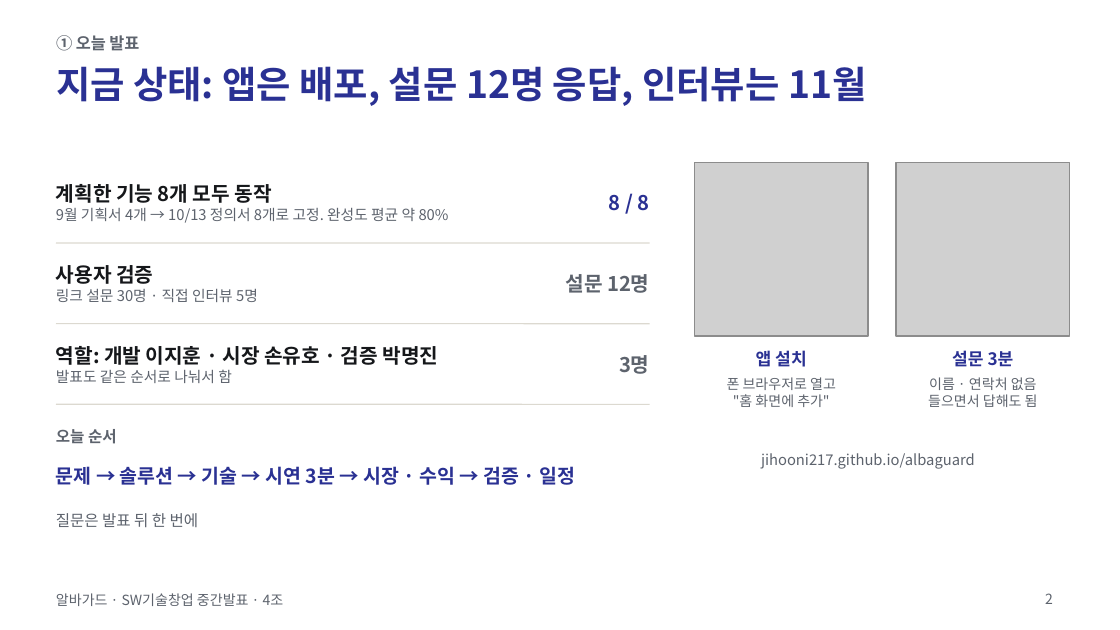
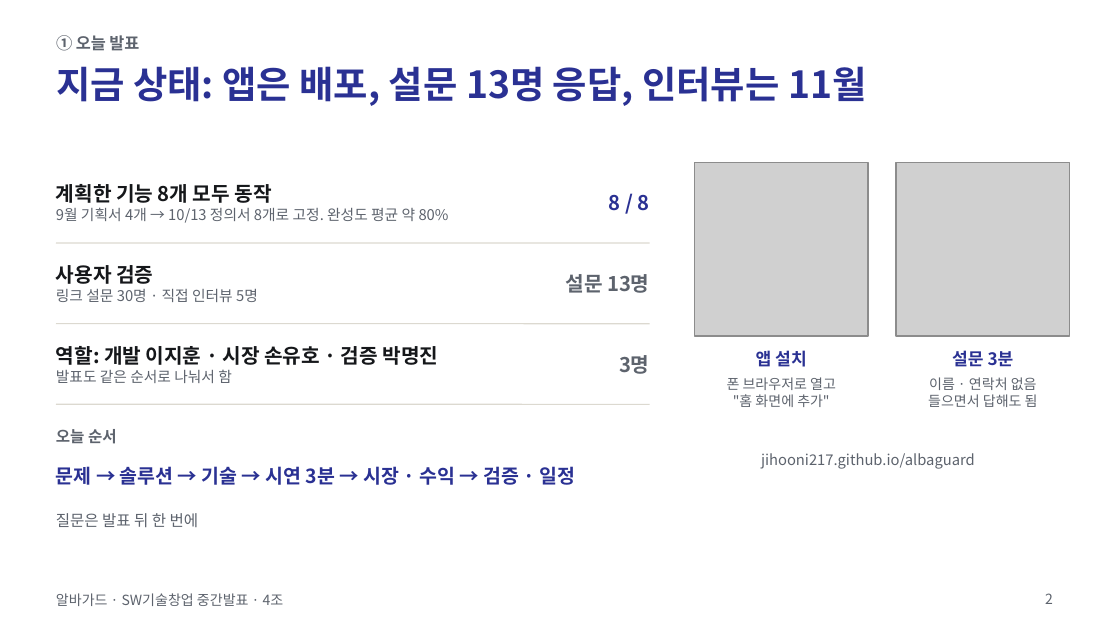
Before and after one commit to jihooni217/albaguard, a slide deck: slide 2 of docs/06_중간발표_PPT.pptx. Drawn at 1120x630 pixels with LibreOffice and Linux fonts; fonts in the diff are those of the drawing; grey boxes stand for pictures. Boxes give left, top, right and bottom in pixels: in the first picture for what was removed or moved away, otherwise in the second. Text is boxed around its words. In the diff, an @@ line names an element or a change of style, - is before the commit and + after.

```diff
--- a/docs/06_중간발표_PPT.pptx
+++ b/docs/06_중간발표_PPT.pptx
@@ title at (56, 66, 866, 106): text changed @@
-지금 상태: 앱은 배포, 설문 12명 응답, 인터뷰는 11월
+지금 상태: 앱은 배포, 설문 13명 응답, 인터뷰는 11월
@@ text at (566, 274, 649, 293): text changed @@
-설문 12명
+설문 13명
```
Also in this commit, not shown: 2 other slides changed, 6 other files.
